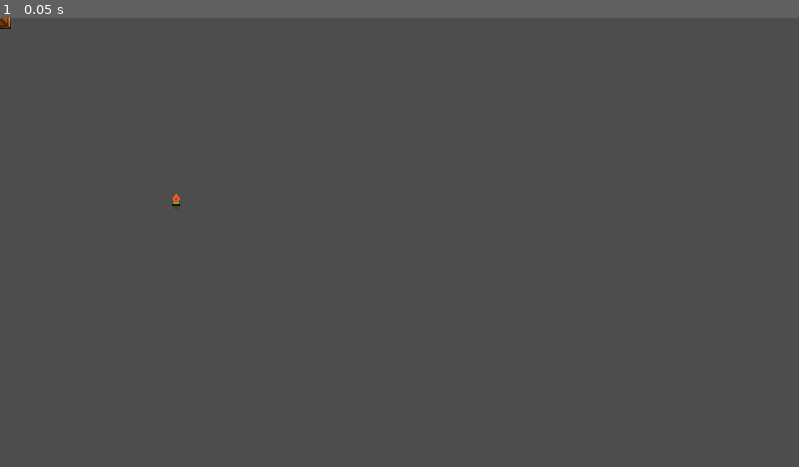
Above: before the commit, frame 1.
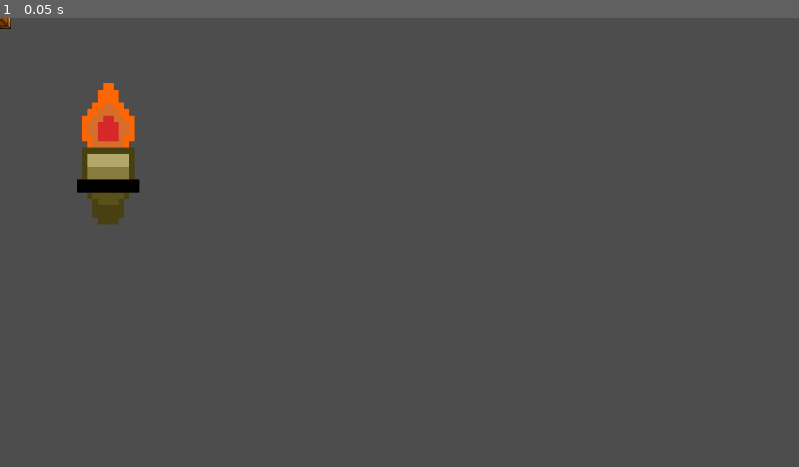
Above: after the commit, the same moment.

Repository: yehorscode/sacrifice
Game: Godot game, scene res://Scenes/stage_0_assets.tscn
Two runs of this game, one before a commit and one after it. Both use one fixed random seed, a clock stepped at 60 frames per second and the inputs below. This scene is started directly instead of the project's main scene.
Inputs:
- Up to frame 1 (0.05 s): no input

The runs differ from the first frame. In frame 1, 1.7% of the frame differs, in the area x 9-23%, y 14-47%.

Commit message:
removed torch

Diff:
--- a/Scenes/stage_0.tscn
+++ b/Scenes/stage_0.tscn
@@ -1,16 +1,11 @@
-
 [gd_scene load_steps=15 format=4 uid="uid://4jvih66khjds"]
-
 
 [ext_resource type="Texture2D" uid="uid://bgrkxiymtqw5s" path="res://Images/border.png" id="1_oxfjx"]
 [ext_resource type="Texture2D" uid="uid://v21mur71yxta" path="res://Images/brick_tile.png" id="2_f8d1k"]
 [ext_resource type="Texture2D" uid="uid://m3mwodh6djjx" path="res://Images/crate.png" id="3_vw4cj"]
 [ext_resource type="Script" uid="uid://nhfbd6b5kkwr" path="res://Scripts/character_body_2d.gd" id="4_7j5pf"]
 [ext_resource type="Texture2D" uid="uid://djpmym2g2fmla" path="res://Images/Character/Right.png" id="5_ro56c"]
-
 [ext_resource type="Script" uid="uid://d0406pj5kbo8" path="res://Scenes/crate.gd" id="6_f8d1k"]
-[ext_resource type="Texture2D" uid="uid://bmob314u7ce7r" path="res://Images/Torch.png" id="7_vw4cj"]
-
 
 [sub_resource type="TileSetAtlasSource" id="TileSetAtlasSource_tx0tn"]
 texture = ExtResource("1_oxfjx")
@@ -57,44 +52,16 @@
 [sub_resource type="RectangleShape2D" id="RectangleShape2D_7j5pf"]
 size = Vector2(32, 32)
 
-[sub_resource type="AtlasTexture" id="AtlasTexture_7j5pf"]
-atlas = ExtResource("7_vw4cj")
-region = Rect2(0, 0, 32, 32)
-
-[sub_resource type="AtlasTexture" id="AtlasTexture_ro56c"]
-atlas = ExtResource("7_vw4cj")
-region = Rect2(32, 0, 32, 32)
-
-[sub_resource type="AtlasTexture" id="AtlasTexture_b4ict"]
-atlas = ExtResource("7_vw4cj")
-region = Rect2(0, 32, 32, 32)
-
-[sub_resource type="SpriteFrames" id="SpriteFrames_rr34s"]
-animations = [{
-"frames": [{
-"duration": 1.0,
-"texture": SubResource("AtlasTexture_7j5pf")
-}, {
-"duration": 1.0,
-"texture": SubResource("AtlasTexture_ro56c")
-}, {
-"duration": 1.0,
-"texture": SubResource("AtlasTexture_b4ict")
-}],
-"loop": true,
-"name": &"default",
-"speed": 5.0
-}]
-
 [node name="Node2D" type="Node2D"]
 
 [node name="TileMapLayer" type="TileMapLayer" parent="."]
 texture_filter = 1
-scale = Vector2(2, 2)
+scale = Vector2(2, 1.9991621)
 tile_map_data = PackedByteArray("AAD/////AgAAAAAAAAAAAP//AgAAAAAAAAABAP//AgAAAAAAAAACAP//AgAAAAAAAAADAP//AgAAAAAAAAADAP …(9856 unchanged characters)…
 tile_set = SubResource("TileSet_v7gqg")
 
 [node name="Player" type="CharacterBody2D" parent="."]
+disable_mode = 2
 script = ExtResource("4_7j5pf")
 
 [node name="Sprite2D" type="Sprite2D" parent="Player"]
@@ -120,9 +87,3 @@
 [node name="CollisionShape2D" type="CollisionShape2D" parent="Crate"]
 shape = SubResource("RectangleShape2D_7j5pf")
 debug_color = Color(0.629988, 0.5270903, 0.15832767, 0.41960785)
-
-[node name="torch" type="AnimatedSprite2D" parent="."]
-texture_filter = 1
-position = Vector2(229, 233)
-scale = Vector2(2.6875, 2.6875)
-sprite_frames = SubResource("SpriteFrames_rr34s")
--- a/Scenes/stage_0_assets.tscn
+++ b/Scenes/stage_0_assets.tscn
@@ -24,34 +24,37 @@
 [sub_resource type="RectangleShape2D" id="RectangleShape2D_77l3o"]
 size = Vector2(32, 32)
 
-[sub_resource type="AtlasTexture" id="AtlasTexture_7j5pf"]
+[sub_resource type="AtlasTexture" id="AtlasTexture_vw4cj"]
 atlas = ExtResource("3_qusok")
 region = Rect2(0, 0, 32, 32)
 
-[sub_resource type="AtlasTexture" id="AtlasTexture_ro56c"]
+[sub_resource type="AtlasTexture" id="AtlasTexture_7j5pf"]
 atlas = ExtResource("3_qusok")
 region = Rect2(32, 0, 32, 32)
 
-[sub_resource type="AtlasTexture" id="AtlasTexture_b4ict"]
+[sub_resource type="AtlasTexture" id="AtlasTexture_ro56c"]
 atlas = ExtResource("3_qusok")
 region = Rect2(0, 32, 32, 32)
 
-[sub_resource type="SpriteFrames" id="SpriteFrames_bl8y8"]
+[sub_resource type="SpriteFrames" id="SpriteFrames_qusok"]
 animations = [{
 "frames": [{
+"duration": 1.0,
+"texture": SubResource("AtlasTexture_vw4cj")
+}, {
 "duration": 1.0,
 "texture": SubResource("AtlasTexture_7j5pf")
 }, {
 "duration": 1.0,
 "texture": SubResource("AtlasTexture_ro56c")
-}, {
-"duration": 1.0,
-"texture": SubResource("AtlasTexture_b4ict")
 }],
 "loop": true,
 "name": &"default",
 "speed": 5.0
 }]
+
+[sub_resource type="RectangleShape2D" id="RectangleShape2D_bl8y8"]
+size = Vector2(7.70958, 9.600369)
 
 [node name="Stage0Assets" type="Node2D"]
 
@@ -69,8 +72,16 @@
 shape = SubResource("RectangleShape2D_77l3o")
 debug_color = Color(0.629988, 0.5270903, 0.15832767, 0.41960785)
 
-[node name="torch" type="AnimatedSprite2D" parent="."]
+[node name="Torch" type="Area2D" parent="."]
+position = Vector2(141, 150)
+scale = Vector2(-7.5309916, 19.587217)
+
+[node name="AnimatedSprite2D" type="AnimatedSprite2D" parent="Torch"]
 texture_filter = 1
-position = Vector2(256, 260)
-sprite_frames = SubResource("SpriteFrames_bl8y8")
-frame_progress = 0.71696025
+scale = Vector2(1, 0.47247916)
+sprite_frames = SubResource("SpriteFrames_qusok")
+
+[node name="CollisionShape2D" type="CollisionShape2D" parent="Torch"]
+position = Vector2(-1.5934067, 2.323155)
+scale = Vector2(1.65344, 1.1781547)
+shape = SubResource("RectangleShape2D_bl8y8")
Not shown: 1 places in Scenes/stage_0_assets.tscn that only renumber resources
